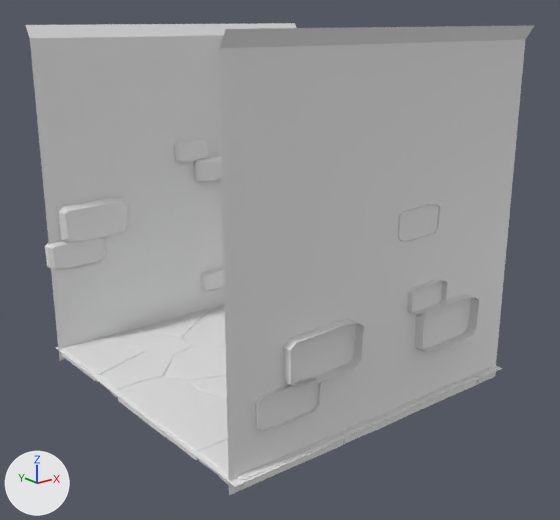
Before and after pictures for a commit that changed the FBX model working/models/crawl/blockout/hallSides.fbx.
Camera for both pictures: a 50 mm camera at (-0.069, -0.0882, 0.0509) aimed at (-0.0005, -0.0026, 0.0166). The lights are fixed; the arrows at lower left show +X, +Y and +Z. Where no turn or scale is listed for an object, it has been applied to the vertices.

In view in the first picture: 'Dungeon_Wall_Var2', 'Dungeon_Wall_Var3', 'FloorTIle'.
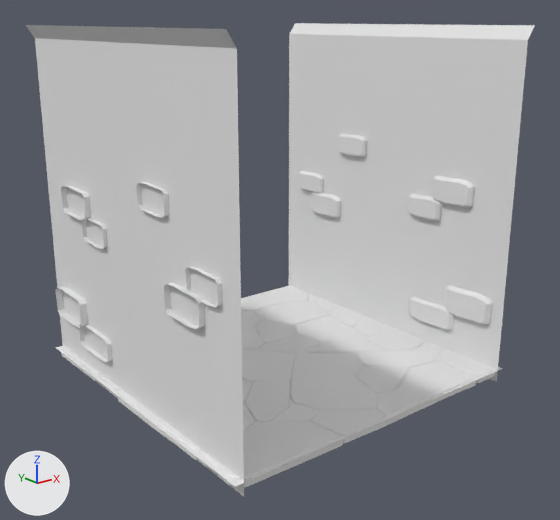
The newer file is also rescaled (x100.0) as a whole; pictures and numbers use the older file's frame.

Boxes (x1, y1, x2, y2) around the edits, measured in the pictures (560 x 520 px):
'Dungeon_Wall_Var3', deleted
    before: (219, 26, 534, 495)
'East', added
    after: (26, 25, 244, 496)
'West', added
    after: (289, 23, 535, 382)
'Dungeon_Wall_Var2', deleted
    before: (25, 23, 297, 361)

The change, as a list of edits to the scene's bpy script:
```text
Add mat_stone_wall_003:
    mat_stone_wall_003 = principled_material('Stone_Wall.003')
    mat_stone_wall_003.base_color = (0.8, 0.8, 0.8)  # white #e7e7e7
Add me_dungeon_wall_var1_001:
    me_dungeon_wall_var1_001.from_pydata(...)  # 258 vertices, 177 faces; spans x 0.0228..0.025, y -0.025..0.025, z -0.002..0.0498
    me_dungeon_wall_var1_001.materials.append(mat_stone_wall_003)  # white #e7e7e7
Add me_dungeon_wall_var1:
    me_dungeon_wall_var1.from_pydata(...)  # 258 vertices, 177 faces; spans x -0.025..-0.0228, y -0.025..0.025, z -0.002..0.0498
    me_dungeon_wall_var1.materials.append(mat_stone_wall_001)  # white #e7e7e7
Remove ob_dungeon_wall_var3:
    ob_dungeon_wall_var3 = bpy.data.objects.new('Dungeon_Wall_Var3', me_dungeon_wall_var3)
    ob_dungeon_wall_var3.location = (0.0, 0.0, 0.0)
Remove ob_dungeon_wall_var2:
    ob_dungeon_wall_var2 = bpy.data.objects.new('Dungeon_Wall_Var2', me_dungeon_wall_var2)
    ob_dungeon_wall_var2.location = (0.0, 0.0, 0.0)
Add ob_west:
    ob_west = bpy.data.objects.new('West', me_dungeon_wall_var1_001)
    ob_west.location = (0.0, 0.0, 0.0)
Add ob_east:
    ob_east = bpy.data.objects.new('East', me_dungeon_wall_var1)
    ob_east.location = (0.0, 0.0, 0.0)
```
